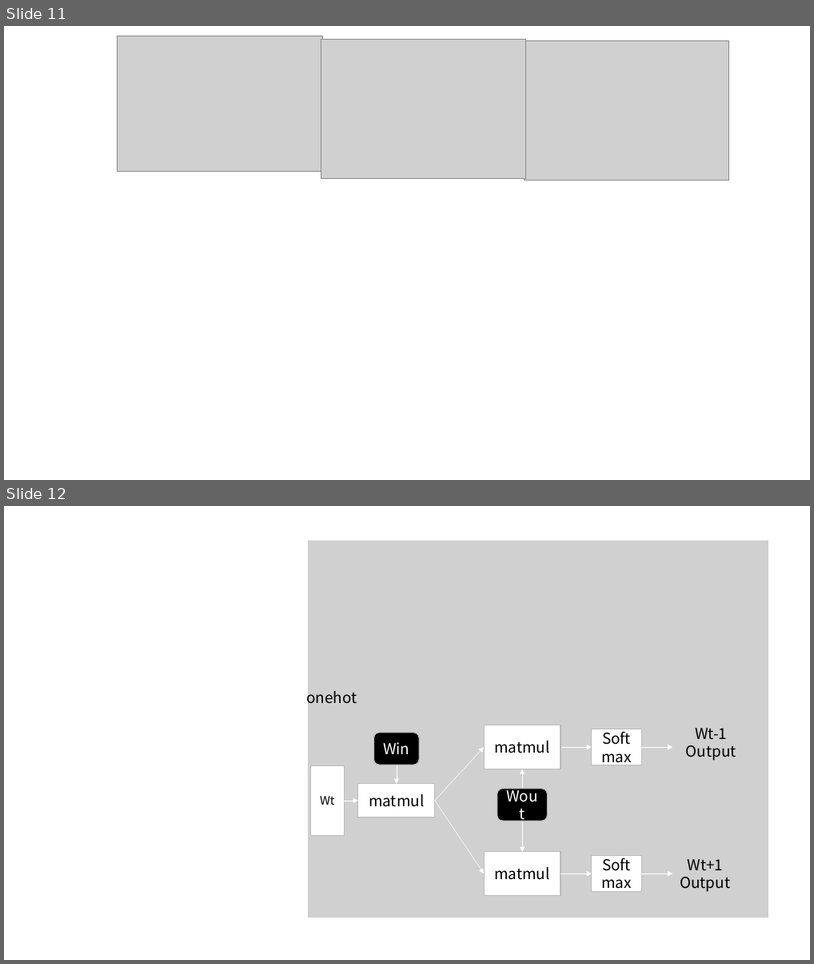
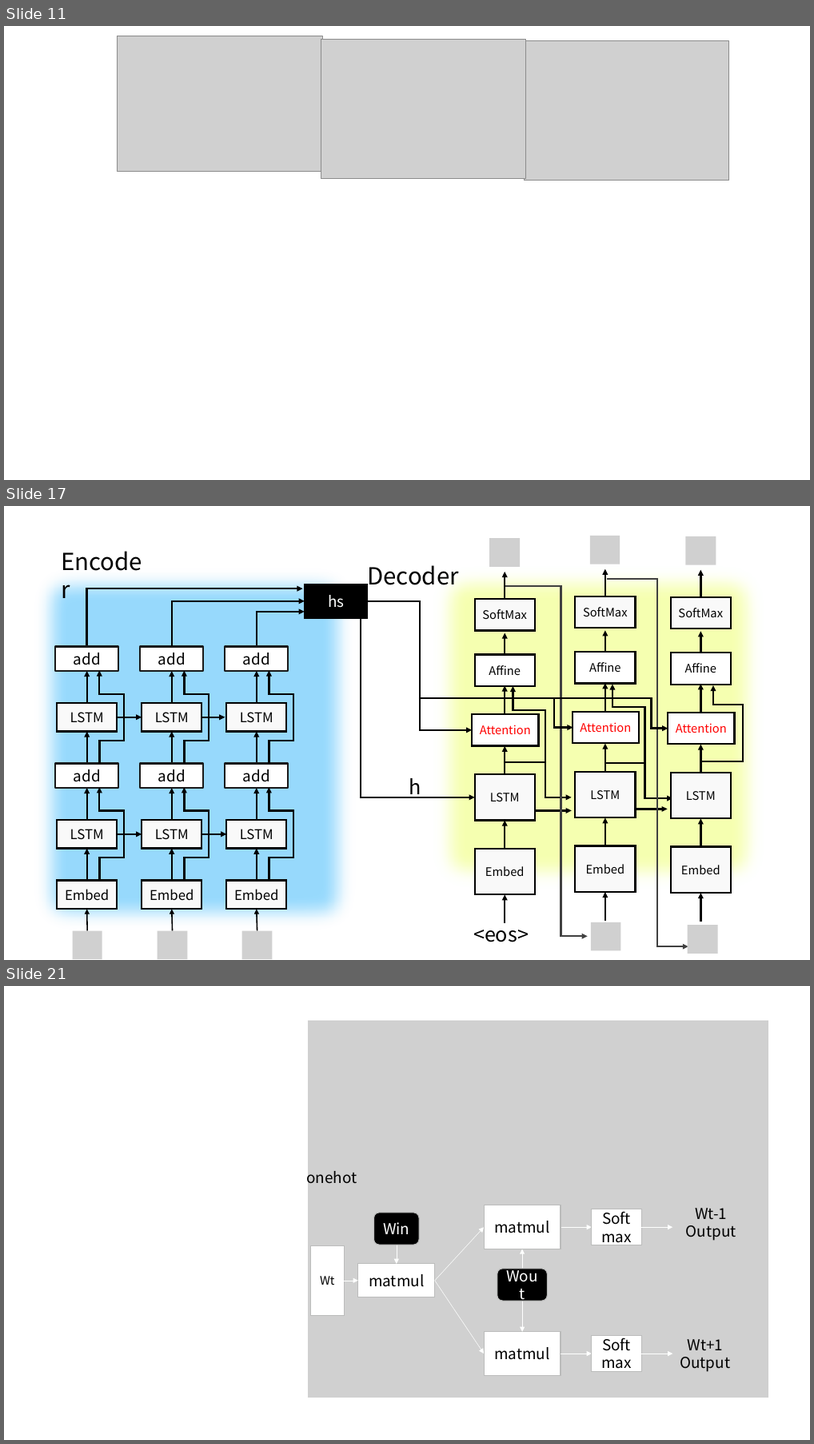
Before and after one commit to Poler382/thesis, a slide deck: pptx/図を作る用.pptx. Shown one above the other, each under a label of ours: slides 11 and 12 before the commit, slides 11, 17 and 21 after it; the slides between them are not shown. The pictures are 814x964 and 814x1444 pixels, drawn with LibreOffice and Linux fonts; fonts in the diff are those of the drawing; grey boxes stand for pictures. Boxes give left, top, right and bottom in pixels: in the first picture for what was removed or moved away, otherwise in the second. Text is boxed around its words. In the diff, an @@ line names an element or a change of style, - is before the commit and + after.

```diff
--- a/pptx/図を作る用.pptx
+++ b/pptx/図を作る用.pptx
@@ slide 17 added at [4,506,810,960], background #FFFFFF @@
@@ group added at [24,536,772,959]: 39 arrows, 33 rectangles, 20 elbow arrows, 8 pictures, 7 elbow lines, 4 texts, 2 lines @@
+<eos>
+Encoder
+Decoder
+Embed
+LSTM
+SoftMax
+Affine
+Attention
+Embed
+LSTM
+SoftMax
+Affine
+Attention
+Embed
+LSTM
+SoftMax
+Affine
+Attention
+hs
+h
+Embed
+LSTM
+LSTM
+add
+add
+Embed
+LSTM
+LSTM
+add
+add
+Embed
+LSTM
+LSTM
+add
+add
@@ what was slide 12 is now slide 21 @@
```
Also in this commit, not shown: 1 slide changed, 8 other slides added, 20 other files.
